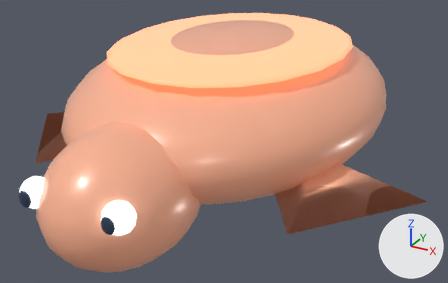
The Blender file assets/models/ocean/fish/ember-grazer.blend as it was, and as the next commit left it.
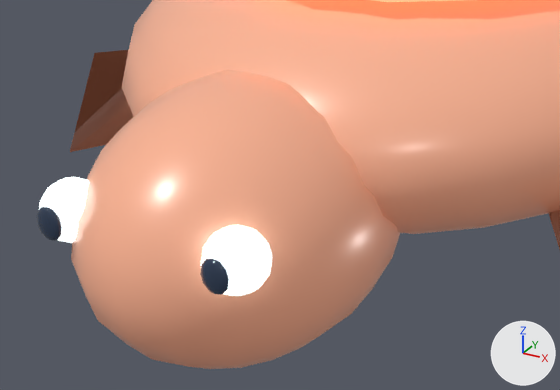
Each version appears first whole from a 50 mm lens placed at (1.7, -3.11, 1.45), pointed at (0.04, -0.1, -0.05), and next in a close-up on the part from 0% to 63% of the width and 31% to 100% of the height. The lights are fixed; the arrows at lower right show +X, +Y and +Z. The last two pictures show the newer version.

In view in the first close-up: 'head', 'pupil--1', 'pupil-1', 'shell', 'swim-fin--1-blade', 'weak-point-eye--1', 'weak-point-eye-1' and 2 more.
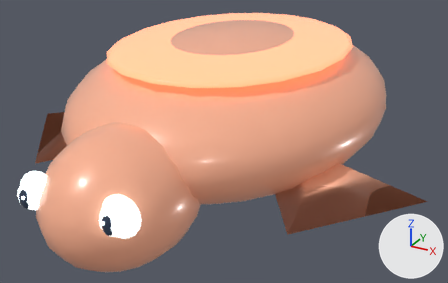
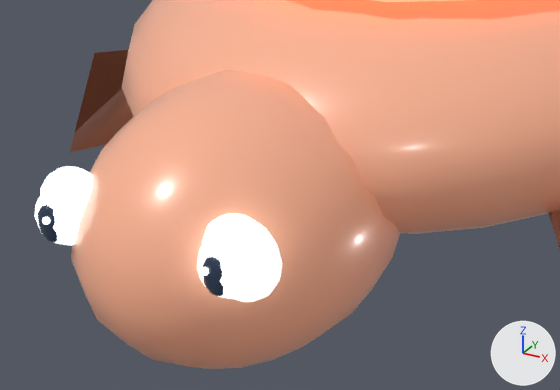
Where the newer file only moved an object's origin or applied its transform, the numbers keep the older frame.

Where the change shows, as pixel boxes [x1, y1, x2, y2] in the close-ups (560 x 390 px):
'weak-point-eye-1', moved: before [200, 225, 272, 296]; after [197, 235, 256, 299]
'eye-glow-1', added: after [202, 213, 282, 302]
'weak-point-eye--1', moved: before [39, 177, 89, 243]; after [34, 185, 84, 245]
'eye-glow--1', added: after [40, 166, 93, 246]
'pupil-1', reshaped: before [200, 258, 229, 295]; after [203, 257, 224, 296]
'eye-catchlight-1', added: after [200, 267, 209, 276]
'eye-catchlight--1', added: after [42, 217, 51, 225]

The change, as a list of edits to the scene's bpy script:
```text
Change me_sphere_344:
    used by ob_pupil_1; parent = ob_ember_grazer; location = (0.23, -1.423, 0.12); scale = (0.036, 0.014, 0.042)
    remove me_sphere_344.from_pydata(...)  # 62 vertices, 72 faces; spans x -1.0..1.0, y -1.0..1.0, z -1.0..1.0
    add me_sphere_344.from_pydata(...)  # 62 vertices, 72 faces; spans x -0.88..0.88, y -1.0..1.0, z -1.11..1.11
    me_sphere_344 part 1: 60 vertices removed from x -1.0..1.0, y -0.87..0.87, z -1.0..1.0; 60 vertices added at x -0.88..0.88, y -0.87..0.87, z -1.11..1.11
Add me_sphere_626:
    me_sphere_626.from_pydata(...)  # a UV sphere (8 segments, 4 rings, poles along z) spanning x -1.0..1.0, y -1.0..1.0, z -1.0..1.0
    me_sphere_626.polygons.foreach_set('use_smooth', [True] * 32)
    me_sphere_626.materials.append(mat_ember_grazer_eye)  # white #f0ffff, glowing white #f0ffff
Add me_sphere_623:
    me_sphere_623.from_pydata(...)  # a UV sphere (16 segments, 8 rings, poles along z) spanning x -1.0..1.0, y -1.0..1.0, z -1.0..1.0
    me_sphere_623.polygons.foreach_set('use_smooth', [True] * 128)
    me_sphere_623.materials.append(mat_ember_grazer_eye)  # white #f0ffff, glowing white #f0ffff
Change ob_weak_point_eye__1:
    ob_weak_point_eye__1.location: (-0.23, -1.35, 0.12) -> (-0.23, -1.362, 0.12)
Change ob_weak_point_eye_1:
    ob_weak_point_eye_1.location: (0.23, -1.35, 0.12) -> (0.23, -1.362, 0.12)
Add ob_eye_catchlight_1:
    ob_eye_catchlight_1 = bpy.data.objects.new('eye-catchlight-1', me_sphere_626)
    ob_eye_catchlight_1.parent = ob_ember_grazer
    ob_eye_catchlight_1.location = (0.22, -1.439, 0.138)
    ob_eye_catchlight_1.scale = (0.00975, 0.009, 0.00975)
Add ob_eye_glow_1:
    ob_eye_glow_1 = bpy.data.objects.new('eye-glow-1', me_sphere_623)
    ob_eye_glow_1.parent = ob_ember_grazer
    ob_eye_glow_1.location = (0.23, -1.338, 0.12)
    ob_eye_glow_1.scale = (0.099, 0.06, 0.099)
Add ob_eye_catchlight__1:
    ob_eye_catchlight__1 = bpy.data.objects.new('eye-catchlight--1', me_sphere_626.copy())
    ob_eye_catchlight__1.parent = ob_ember_grazer
    ob_eye_catchlight__1.location = (-0.22, -1.439, 0.138)
    ob_eye_catchlight__1.scale = (0.00975, 0.009, 0.00975)
Add ob_eye_glow__1:
    ob_eye_glow__1 = bpy.data.objects.new('eye-glow--1', me_sphere_623.copy())
    ob_eye_glow__1.parent = ob_ember_grazer
    ob_eye_glow__1.location = (-0.23, -1.338, 0.12)
    ob_eye_glow__1.scale = (0.099, 0.06, 0.099)
```
